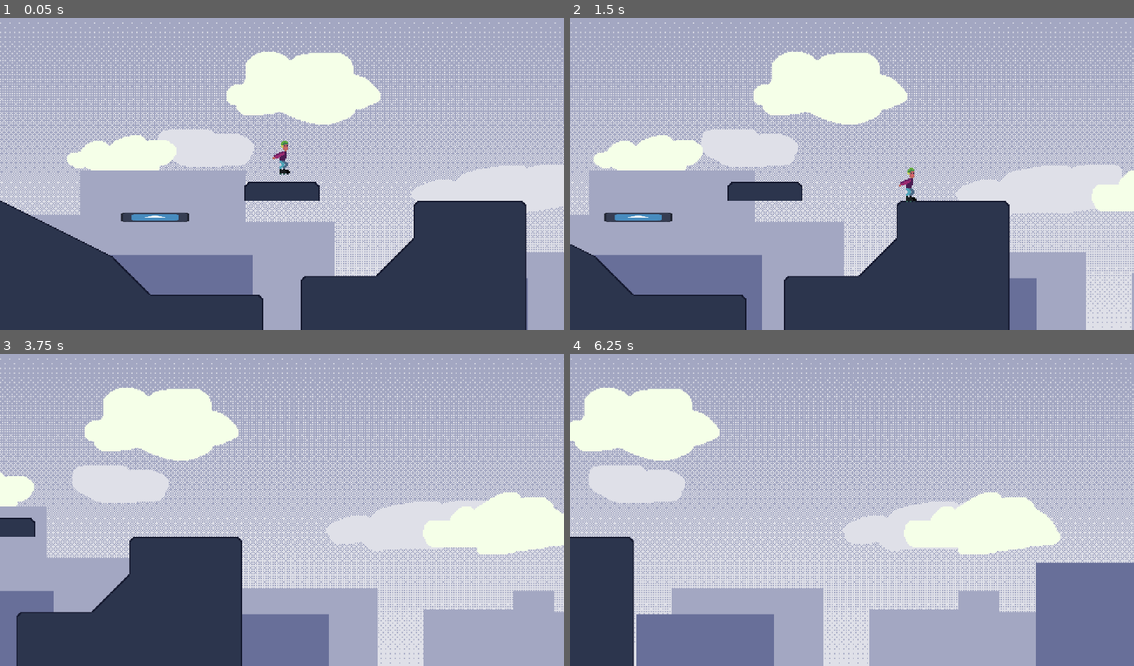
Above: before the commit, frames 1-4 (two rows, left to right).
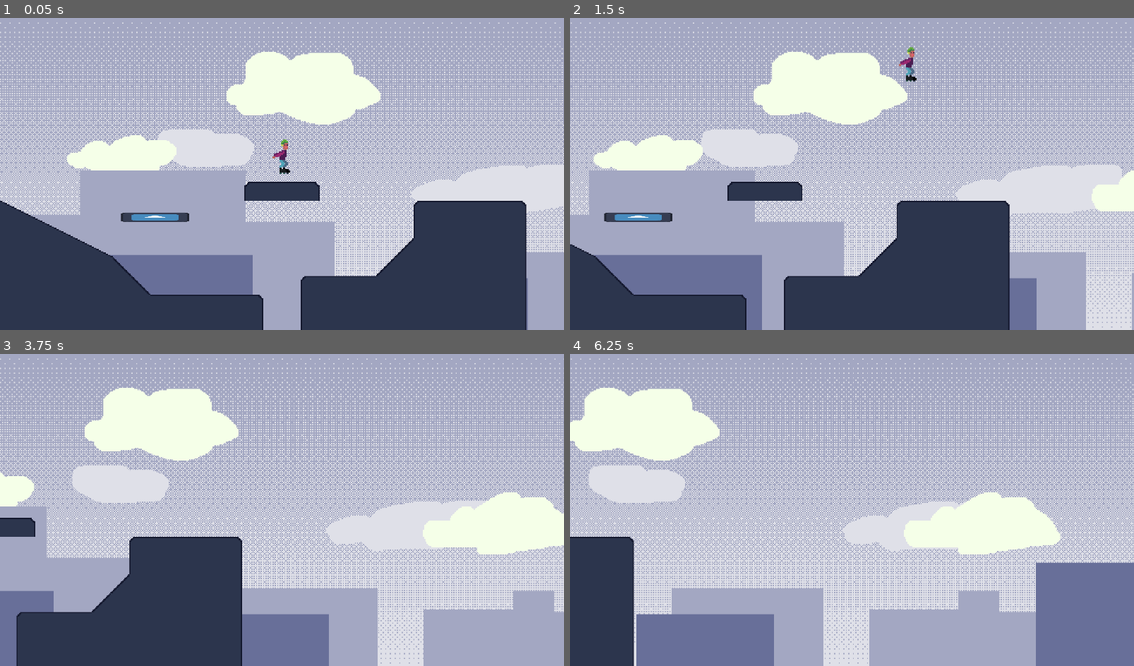
Above: after the commit, the same moments.

Repository: JordanEmme/196-gamejam
Game: Godot game, scene res://levels/City.tscn
Two runs of this game, one before a commit and one after it. Both use one fixed random seed, a clock stepped at 60 frames per second and the inputs below. The engine's default icon, where the game draws it, is replaced by a stand-in: a white triangle on a blue panel in a dark square.
Inputs (mouse positions are in pixels of both pictures, inside the frame that each line leads up to):
- Up to frame 1 (0.05 s): no input
- Up to frame 2 (1.5 s): tap Enter at 0.5 s; move the mouse to (976, 155) at 0.52 s; hold D (right) from 0.53 s (still down); right-click (976, 155) at 0.6 s; tap Space (jump) at 0.77 s; move the mouse to (739, 186) at 1.27 s; tap Ctrl (kick) at 1.35 s
- Up to frame 3 (3.75 s): tap Space (jump) at 1.52, 2.75, 3.02 s; move the mouse to (338, 438) at 2.02 s; release D (right) at 2.03 s; hold A (left) 2.03-2.78 s; right-click (338, 438) at 2.1 s; move the mouse to (253, 572) at 2.77 s; hold D (right) from 2.78 s (still down); tap Ctrl (kick) at 2.85 s; tap Enter at 3.5 s; move the mouse to (451, 553) at 3.52 s; right-click (451, 553) at 3.6 s
- Up to frame 4 (6.25 s): tap Space (jump) at 3.77, 4.52, 5, 6.02 s; move the mouse to (682, 460) at 4.27 s; release D (right) at 4.28 s; hold A (left) 4.28-5.03 s; tap Ctrl (kick) at 4.35, 5.85 s; move the mouse to (880, 506) at 5.02 s; hold D (right) 5.03-5.78 s; right-click (880, 506) at 5.1 s; tap Enter at 5.75 s; move the mouse to (767, 428) at 5.77 s; hold A (left) from 5.78 s (still down)

The runs differ from the first frame. In frame 1, less than 0.1% of the frame differs, in the area x 48-52%, y 38-51%; in frame 2, 0.3%, in the area x 0-100%, y 9-60%; in frame 3, 0.1%; in frame 4, 0.2%.

Commit message:
Change rollerblade hitbox

Diff:
--- a/game/characters/antifa.gd
+++ b/game/characters/antifa.gd
@@ -7,7 +7,7 @@
 
   # Physics
 const ACCEL: float = 400.
-const GRAVITY: float = 1000.
+const GRAVITY: float = 500.
 const MAX_H_VELOCITY: float = 400.
 const MIN_H_VELOCITY: float = 10.
 const FRICTION: float = .01
--- a/game/characters/antifa.tscn
+++ b/game/characters/antifa.tscn
@@ -87,9 +87,11 @@
 
 [sub_resource type="CapsuleShape2D" id="CapsuleShape2D_10cyg"]
 
+[sub_resource type="RectangleShape2D" id="RectangleShape2D_6xi77"]
+size = Vector2(20, 8)
+
 [node name="Antifa" type="CharacterBody2D"]
 script = ExtResource("1_txhom")
-metadata/_edit_group_ = true
 
 [node name="AnimatedSprite2D" type="AnimatedSprite2D" parent="."]
 position = Vector2(0, -15)
@@ -104,9 +106,9 @@
 collision_layer = 2
 collision_mask = 2
 
-[node name="Grindables" type="CollisionShape2D" parent="Colliders"]
-position = Vector2(0, -15)
-shape = SubResource("CapsuleShape2D_10cyg")
+[node name="Wheels" type="CollisionShape2D" parent="Colliders"]
+position = Vector2(0, -2)
+shape = SubResource("RectangleShape2D_6xi77")
 
 [node name="Camera2D" type="Camera2D" parent="."]
 limit_top = 135
Not shown: 1 places in game/characters/antifa.tscn that only renumber resources
